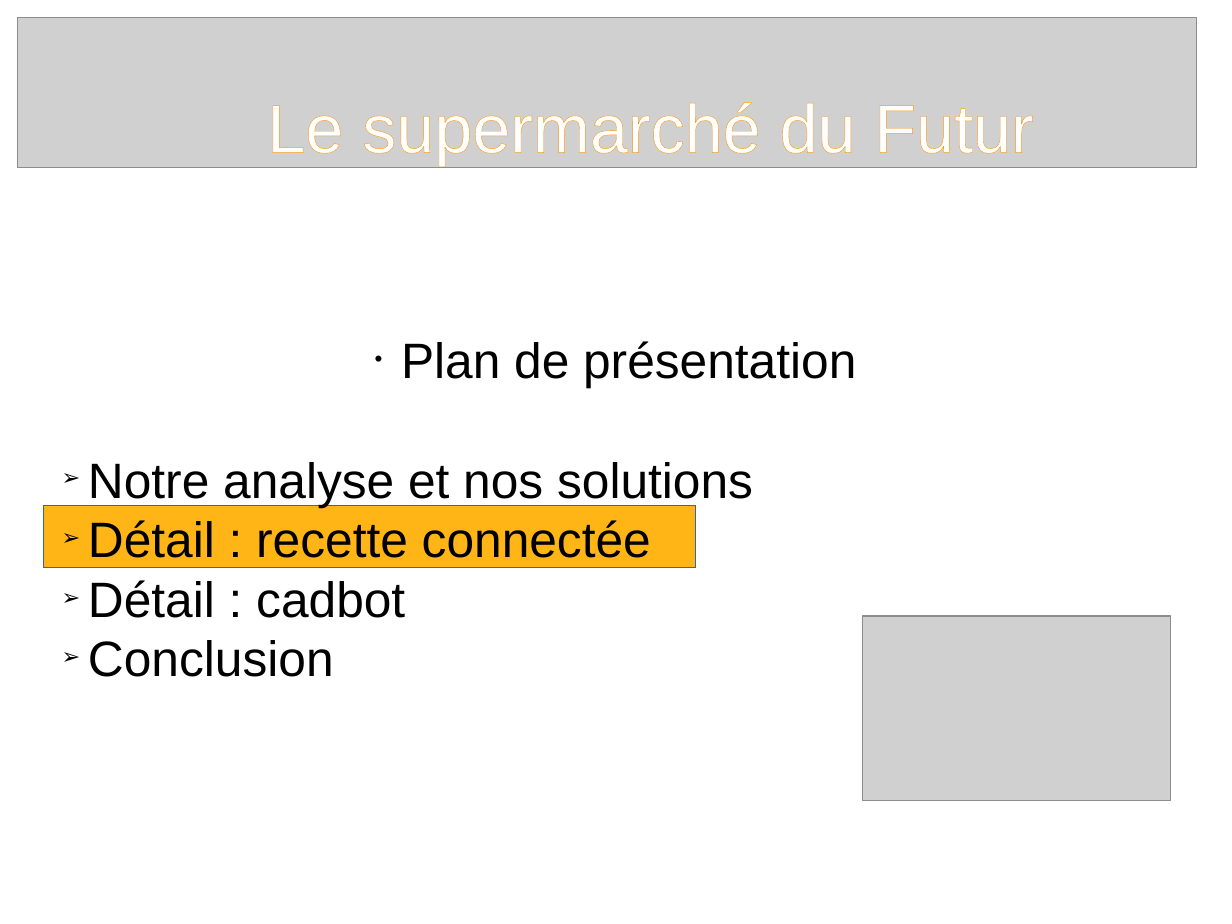
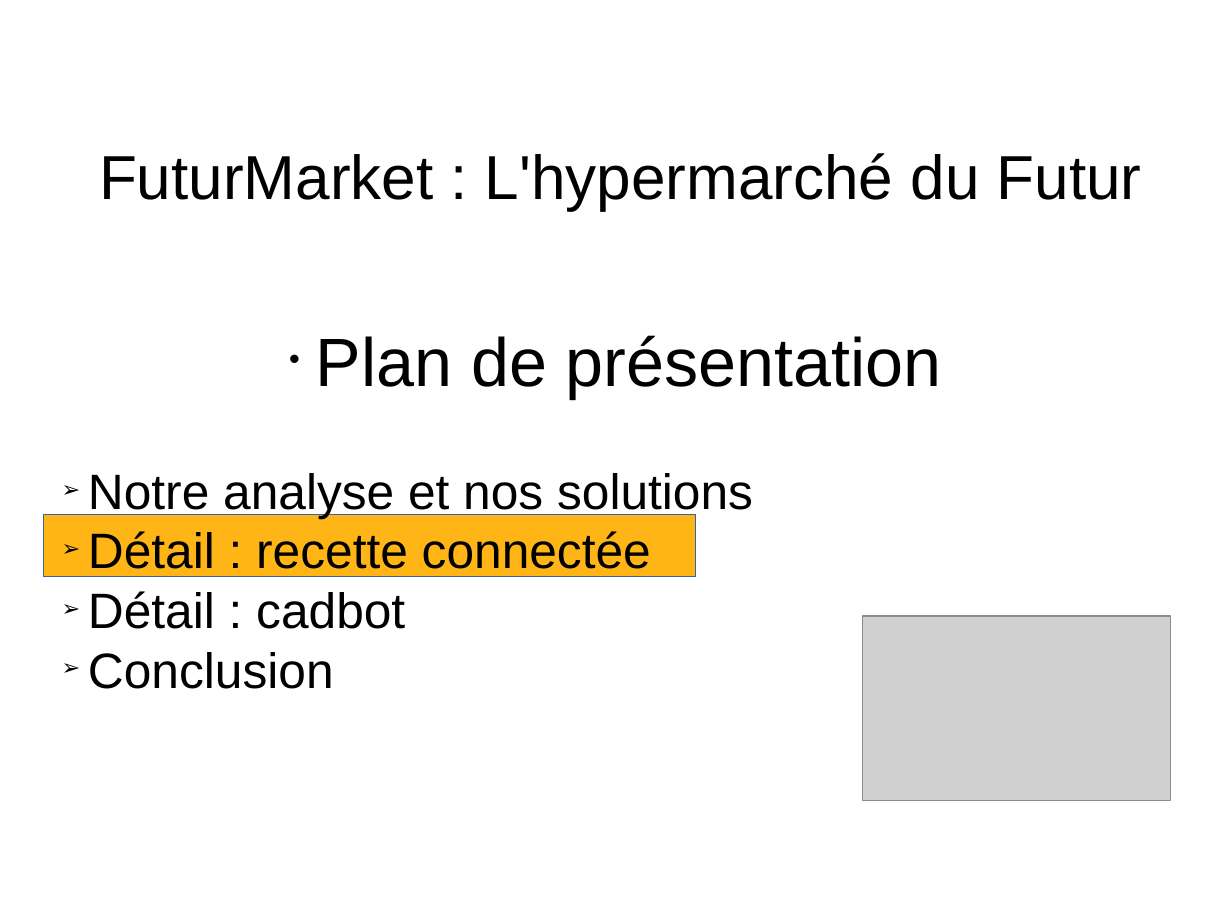
Before and after one commit to agerussi/supermarche, a slide deck: slide 11 of impress_FD.odp. Drawn at 1232x924 pixels with LibreOffice and Linux fonts; fonts in the diff are those of the drawing; grey boxes stand for pictures; background and template pictures are left out. Boxes give left, top, right and bottom in pixels: in the first picture for what was removed or moved away, otherwise in the second. Text is boxed around its words. In the diff, an @@ line names an element or a change of style, - is before the commit and + after.

```diff
--- a/impress_FD.odp
+++ b/impress_FD.odp
@@ picture removed at [18,18,1197,168] @@
@@ title removed at [267,102,1033,165] @@
-Le supermarché du Futur
@@ text added at [99,153,1142,210], 40 pt, text #000000 @@
+FuturMarket : L'hypermarché du Futur
@@ subtitle at [316,335,942,398]: size 32 to 44 pt in "Plan de présentation" @@
@@ rectangle: place and size @@
-rectangle at [44,506,695,568]
+rectangle at [44,515,695,577]
```
Also in this commit, not shown: 18 other slides changed, 2 slides added, 2 slides removed.
